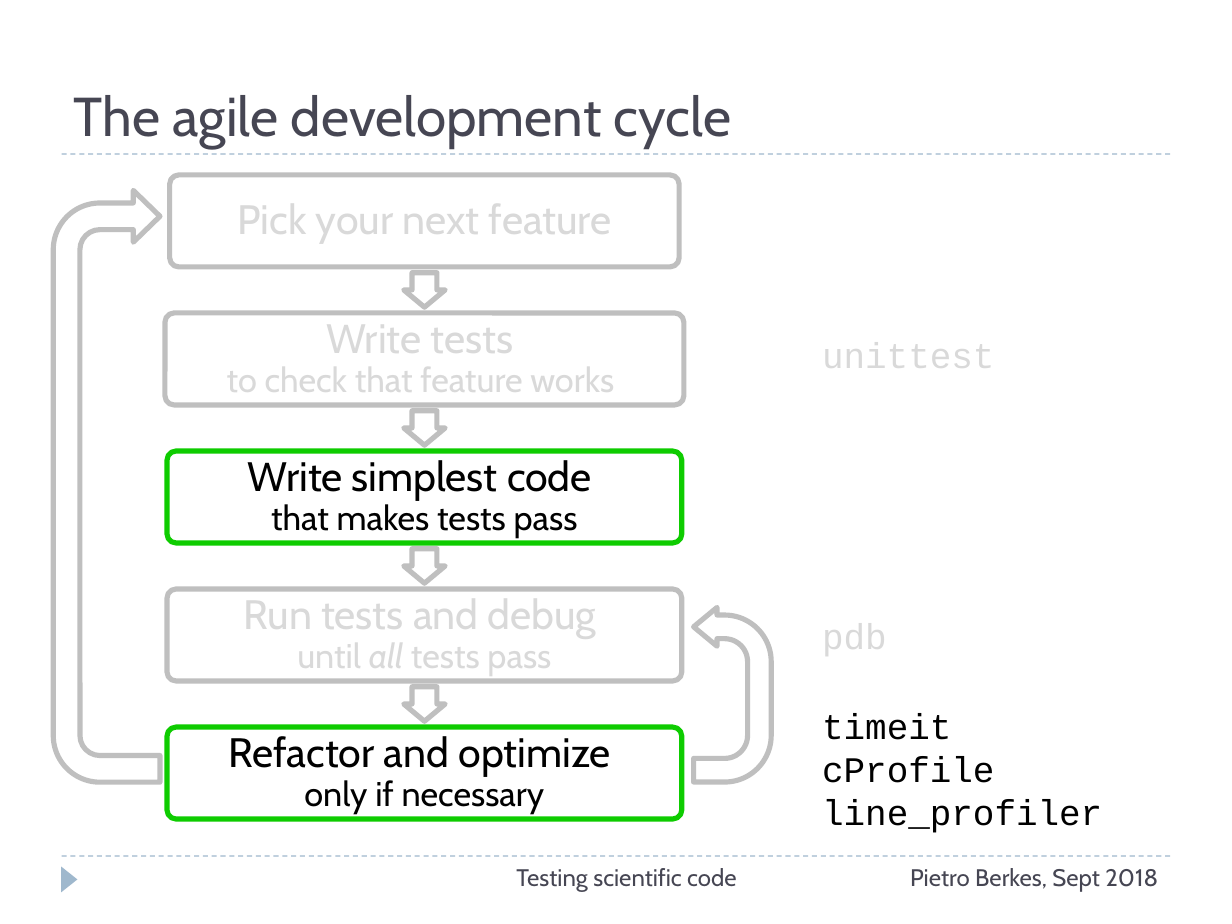
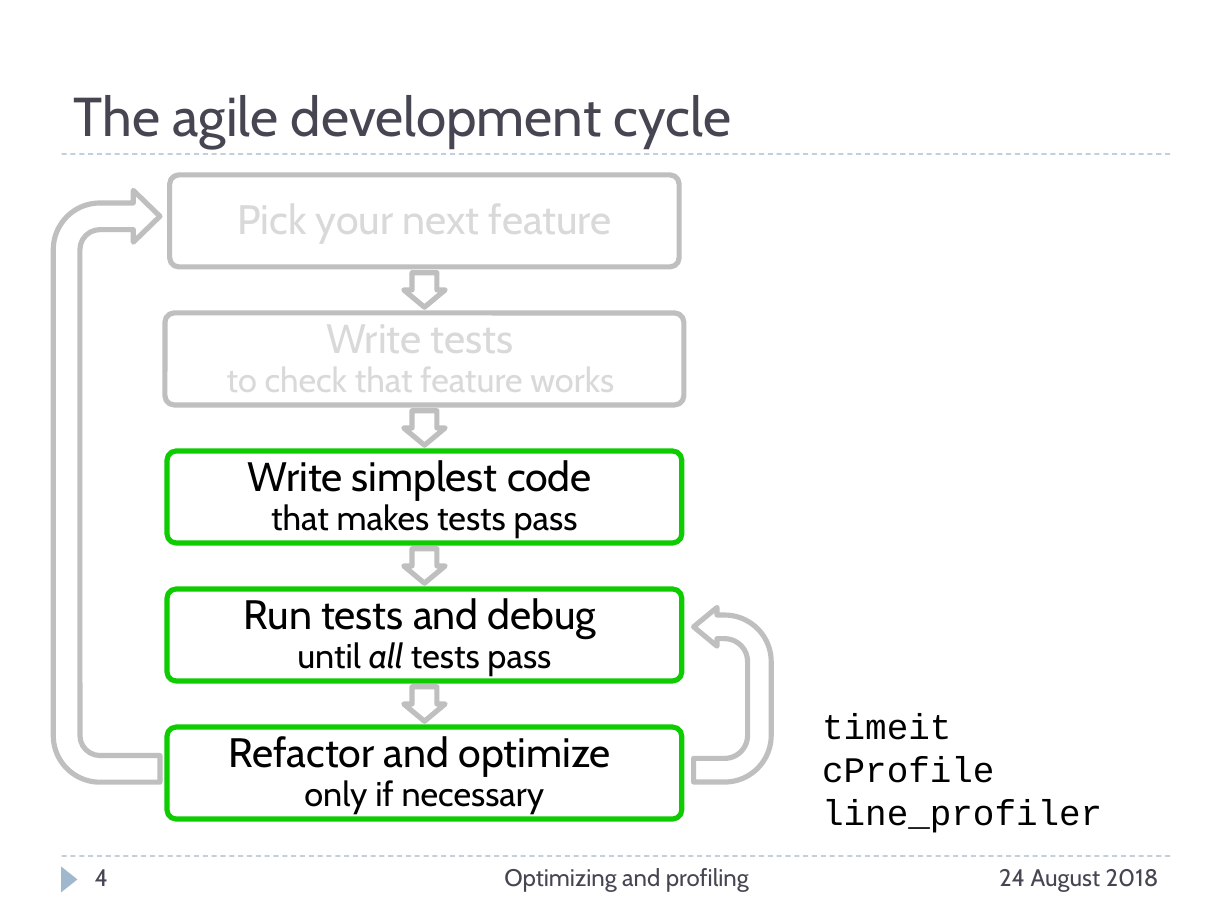
Before and after one commit to ASPP/testing_debugging_profiling, a slide deck: slide 4 of profiling.pptx (slide 3 before the commit). Drawn at 1232x924 pixels with LibreOffice and Linux fonts; fonts in the diff are those of the drawing. Boxes give left, top, right and bottom in pixels: in the first picture for what was removed or moved away, otherwise in the second. Text is boxed around its words. In the diff, an @@ line names an element or a change of style, - is before the commit and + after.

```diff
--- a/profiling.pptx
+++ b/profiling.pptx
@@ text removed at <box>822,338,994,379</box> @@
-unittest
@@ rounded rectangle at <box>168,589,683,681</box>: outline #BFBFBF 3 pt to #0ECC00 3 pt @@
@@ text "Run tests and debug until ..." at <box>243,598,597,676</box>: text colour #D9D9D9 to #000000 @@
@@ text removed at <box>822,620,887,661</box> @@
-pdb
@@ page number added at <box>95,869,108,886</box>, 14 pt, text #464653 @@
+4
@@ text at <box>504,868,749,892</box>: text changed @@
-Testing scientific code
+Optimizing and profiling
@@ text at <box>999,869,1159,892</box>: text changed @@
-Pietro Berkes, Sept 2018
+24 August 2018
```
Also in this commit, not shown: 15 other slides changed, 4 slides added, 3 slides removed, 10 other files.
